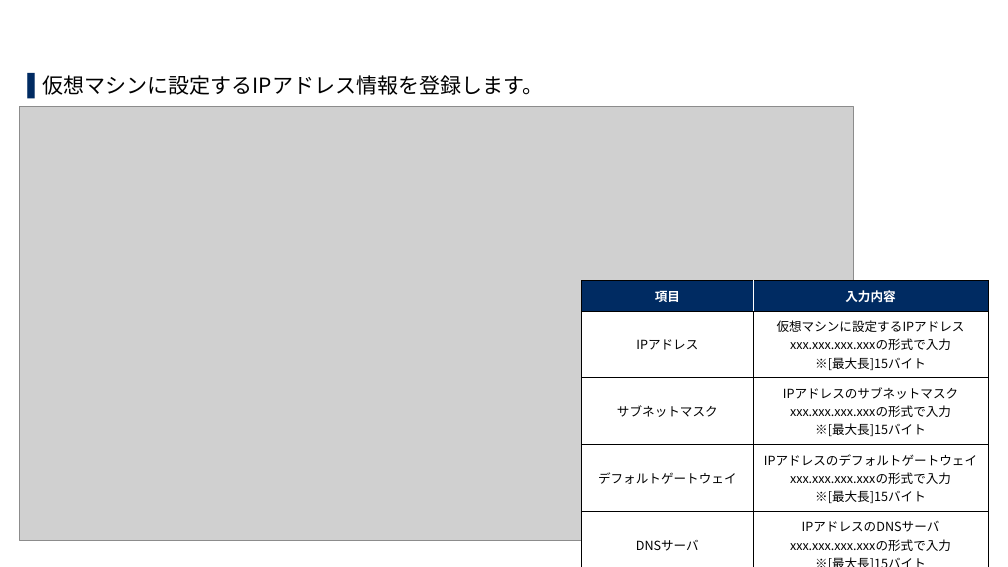
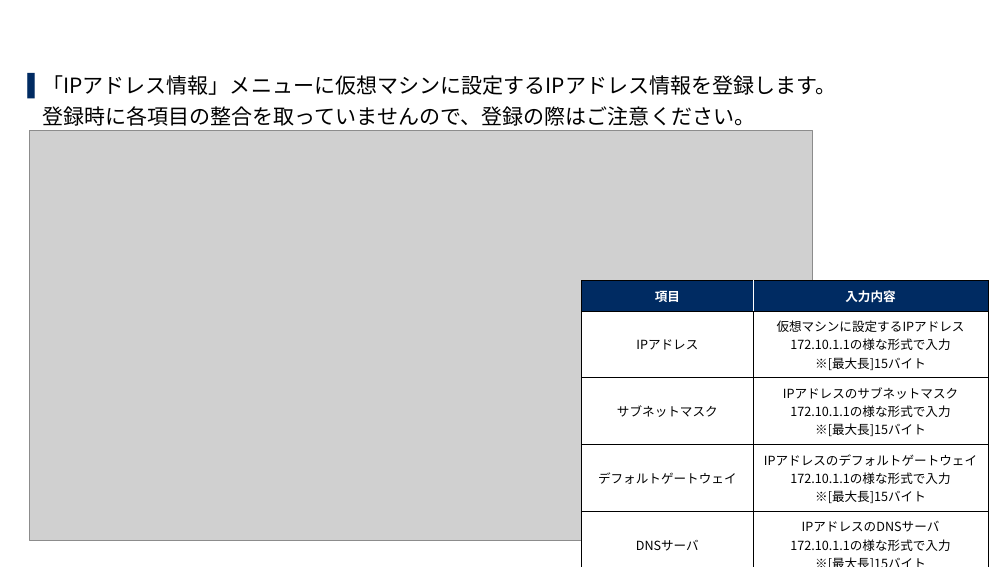
Before and after one commit to exastro-suite/SettingSamples-ITA-HyperV, a slide deck: slide 26 of docs/setting-samples-hyperv-install_ja.pptx. Drawn at 1008x567 pixels with LibreOffice and Linux fonts; fonts in the diff are those of the drawing; grey boxes stand for pictures; background and template pictures are left out. Boxes give left, top, right and bottom in pixels: in the first picture for what was removed or moved away, otherwise in the second. Text is boxed around its words. In the diff, an @@ line names an element or a change of style, - is before the commit and + after.

```diff
--- a/docs/setting-samples-hyperv-install_ja.pptx
+++ b/docs/setting-samples-hyperv-install_ja.pptx
@@ text at <box>42,75,836,126</box>: text changed @@
-▌ 仮想マシンに設定するIPアドレス情報を登録します。
+▌ 「IPアドレス情報」メニューに仮想マシンに設定するIPアドレス情報を登録します。
+登録時に各項目の整合を取っていませんので、登録の際はご注意ください。
@@ picture: place and size @@
-picture at <box>20,106,853,540</box>
+picture at <box>29,130,813,540</box>
@@ table at <box>582,281,988,555</box> @@
-row 2, column 2: 仮想マシンに設定するIPアドレス / xxx.xxx.xxx.xxxの形式で入力 / ※[最大長]15バイト
+row 2, column 2: 仮想マシンに設定するIPアドレス / 172.10.1.1の様な形式で入力 / ※[最大長]15バイト
-row 3, column 2: IPアドレスのサブネットマスク / xxx.xxx.xxx.xxxの形式で入力 / ※[最大長]15バイト
+row 3, column 2: IPアドレスのサブネットマスク / 172.10.1.1の様な形式で入力 / ※[最大長]15バイト
-row 4, column 2: IPアドレスのデフォルトゲートウェイ / xxx.xxx.xxx.xxxの形式で入力 / ※[最大長]15バイト
+row 4, column 2: IPアドレスのデフォルトゲートウェイ / 172.10.1.1の様な形式で入力 / ※[最大長]15バイト
-row 5, column 2: IPアドレスのDNSサーバ / xxx.xxx.xxx.xxxの形式で入力 / ※[最大長]15バイト
+row 5, column 2: IPアドレスのDNSサーバ / 172.10.1.1の様な形式で入力 / ※[最大長]15バイト
```
Also in this commit, not shown: 32 other slides changed, 3 other files.
